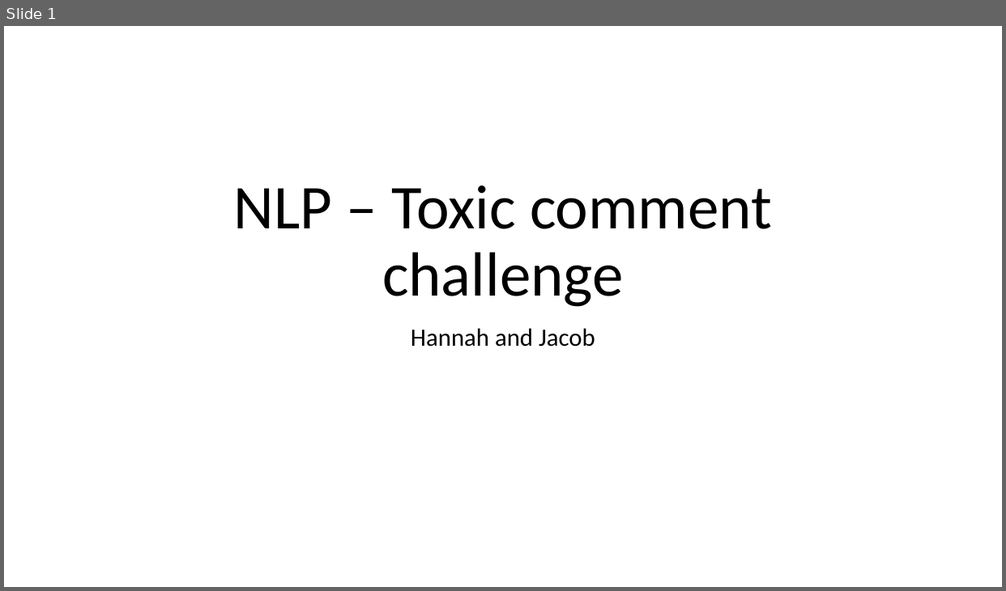
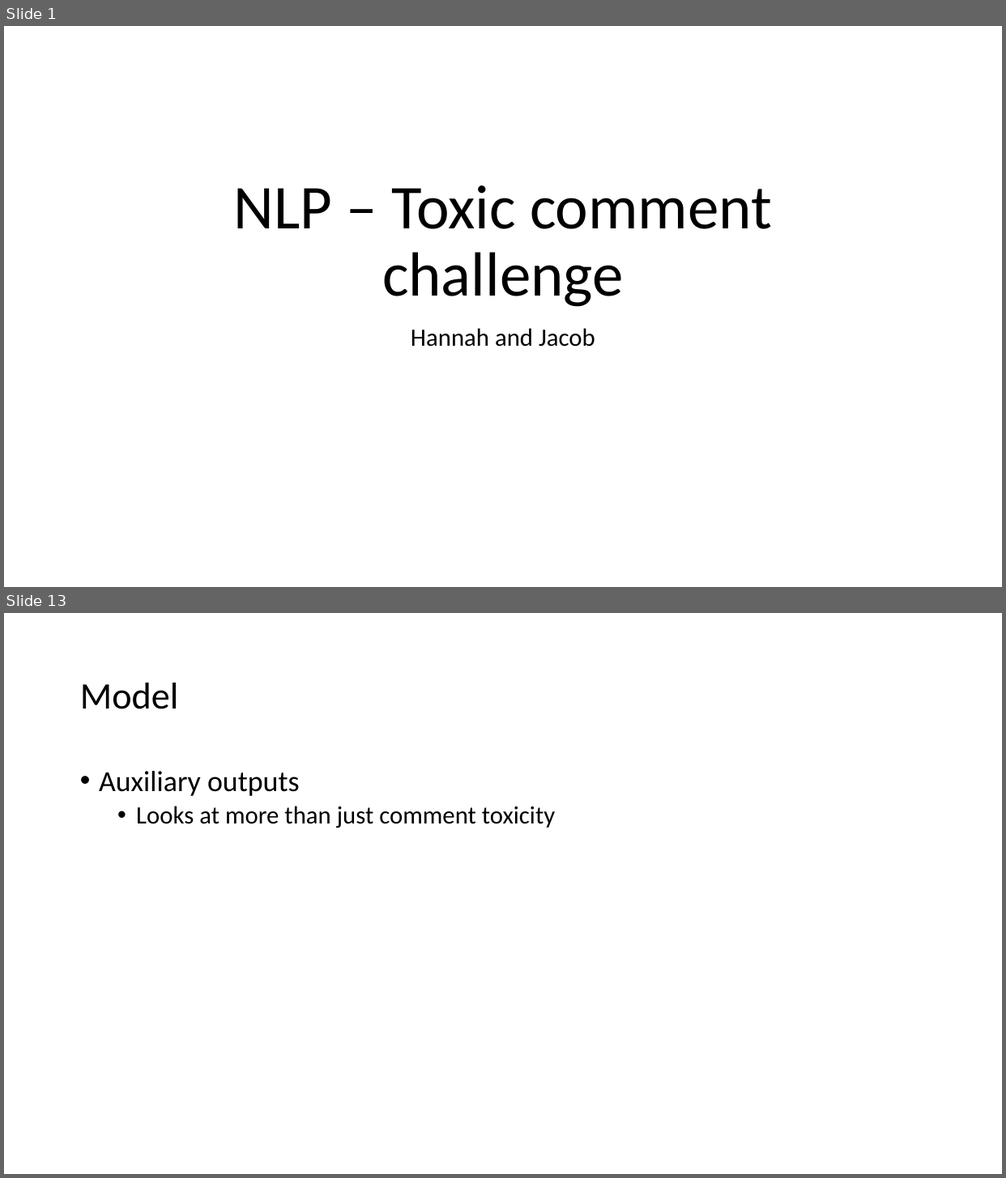
Before and after one commit to jsakhnin/NLPmodule, a slide deck: NLP_presentation.pptx. Shown one above the other, each under a label of ours: slide 1 before the commit, slides 1 and 13 after it; the slides between them are not shown. The pictures are 1006x591 and 1006x1178 pixels, drawn with LibreOffice and Linux fonts; fonts in the diff are those of the drawing. Boxes give left, top, right and bottom in pixels: in the first picture for what was removed or moved away, otherwise in the second. Text is boxed around its words. In the diff, an @@ line names an element or a change of style, - is before the commit and + after.

```diff
--- a/NLP_presentation.pptx
+++ b/NLP_presentation.pptx
@@ slide 13 added at <box>4,613,1002,1174</box>, background #FFFFFF @@
@@ title added at <box>80,683,179,709</box>, 36 pt, text #000000 @@
+Model
@@ text added at <box>99,771,555,828</box>, 24 pt, text #000000 @@
+• Auxiliary outputs
+  • Looks at more than just comment toxicity
```
Also in this commit, not shown: 2 slides changed, 13 other slides added, 1 slide removed, 10 other files.
